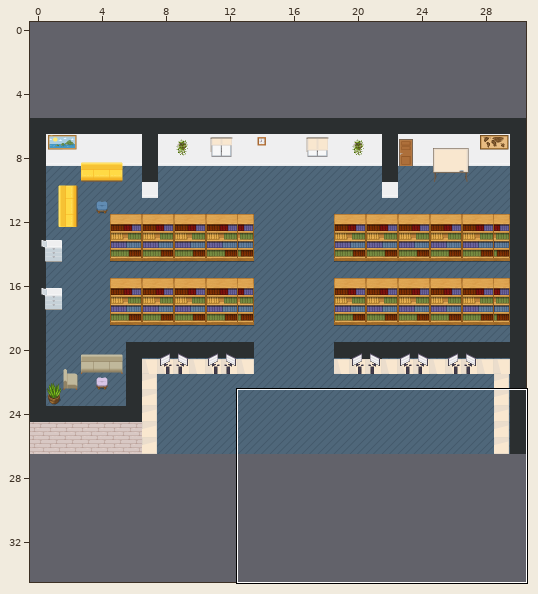
Tiled map (JSON) -- map.tmj. The picture above shows the old version from afar; the outline marks the close-up.
Close-up. Earlier state:
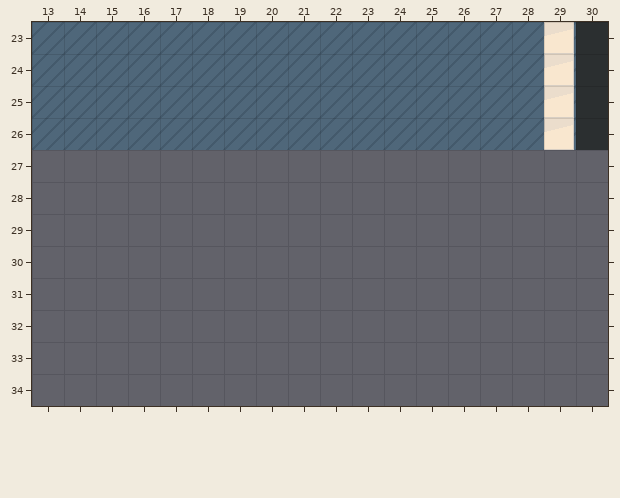
Cells are 32x32 px. Shown: x 13..30, y 23..34. The commit also changed other parts of the map, which this record leaves out. The old version is drawn lined up with the new one.
And afterwards:
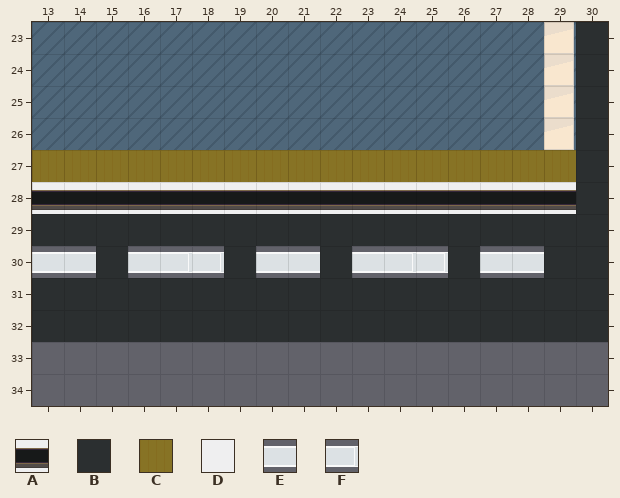
Key: from "WA_Room_Builder": A 64, B 100, C 200, D 203, E 278 turned 270, F 303 turned 270.
_ is an empty cell.
Tiles of an added or newly shown layer are drawn over the layers below it.
See-through tiles are keyed as they look on the map.
Changes in this commit:
Changed rows in their new state; . is an unchanged cell.
map size 31x21 -> 31x33 cells (old content now starts at 0,6; both pictures use the new coordinates)
Layer "floor/floor1":
first column x 13:
28 DDDDDDDDDDDDDDDDD
29 BBBBBBBBBBBBBBBBB
30 EEBEFFBEEBEFFBEEB
31 BBBBBBBBBBBBBBBBB
Layer "floor/hhh" (added):
first column x 13:
27 CCCCCCCCCCCCCCCCC
28 AAAAAAAAAAAAAAAAA
Layer "walls/walls1":
first column x 13:
27 .................B
28 .................B
29 .................B
30 .................B
31 .................B
32 BBBBBBBBBBBBBBBBBB
